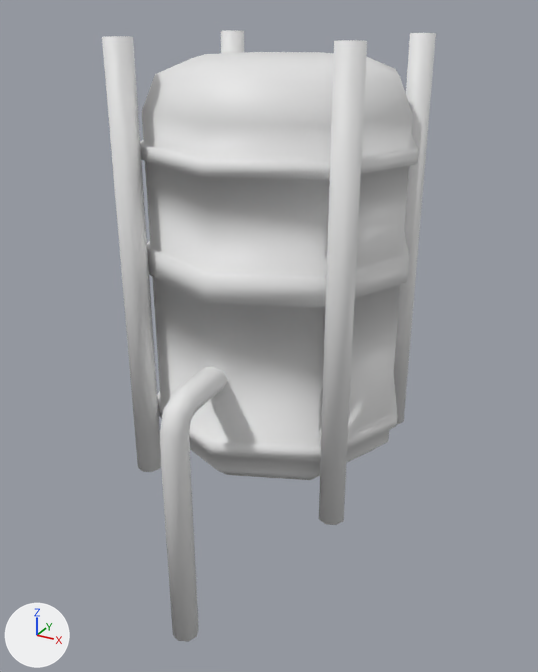
What one commit did to the FBX model Assets/Models/Flood Infrastructure/Water Storage.fbx.
Both versions are drawn from a 50 mm camera at (5.28, -9.93, 6.64) aimed at (0.12, -0.55, 1.94). Lighting does not change. The marker at lower left points along +X, +Y and +Z. The older version comes first.

Objects in the first picture: 'Water Storage', 'Water Storage Cage'.
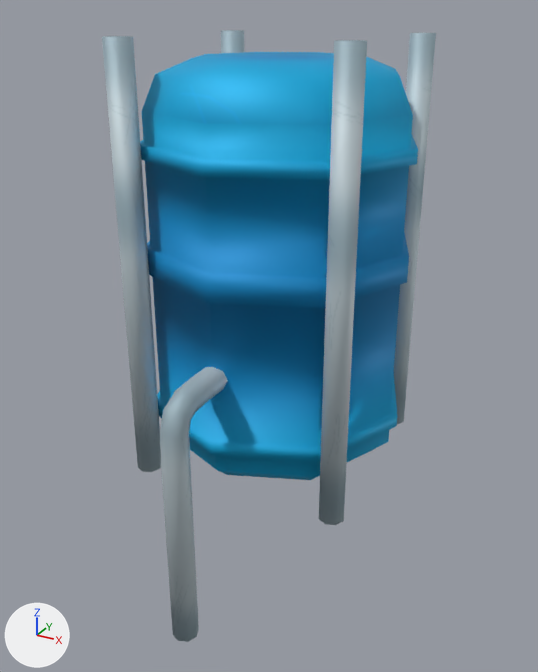
Location of each change, [x1, y1, x2, y2] in pixels of the pictures (538 x 672 px):
'Water Storage', surface changed (white to blue): [140, 52, 418, 642] in both
'Water Storage Cage', surface changed, recoloured: [102, 30, 436, 525] in both

What the commit changed:
Picture 'Water Storage Texture.png' (img_water_storage_texture_png) is new.
In material 'Water Storage Material' (mat_water_storage_material), base_color is no longer (0.8, 0.8, 0.8), white #e7e7e7.
In material 'Water Storage Material' (mat_water_storage_material), texture is now set to img_water_storage_texture_png.
In material 'Water Storage Material' (mat_water_storage_material), metallic goes from 0.0 to 0.3.
In material 'Water Storage Material' (mat_water_storage_material), roughness goes from 0.5 to 0.6.
me_cylinder_004 has 64 vertices, 112 faces and spans x -1.9..1.9, y -1.9..1.9, z -0.3..6.3.
me_cylinder_004 is used by ob_water_storage_cage; location (0.0, 0.0, 0.0).
me_cylinder_004 no longer uses material mat_water_storage_cage_material (white #e7e7e7).
me_cylinder_004 part 1: texture (UV) coordinates of 112 of 112 faces, centred in x -1.88..1.88, y -1.88..1.88, z -0.3..6.3, changed; they spanned u 0.0..1.0, v 0.01..1.0 and now span u 0.03..0.16, v 0.01..0.85.
me_cylinder_004 gains material mat_water_storage_material (picture img_water_storage_texture_png).
